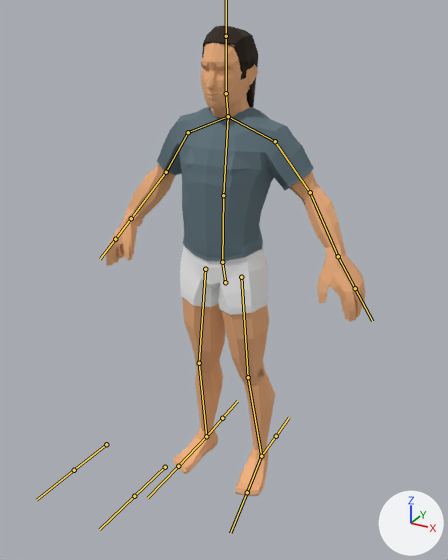
The FBX model Assets/Rigs/HumanRig.fbx as it was, and as the next commit left it.
Before and after are seen from a 50 mm lens placed at (1.15, -2.1, 2.03), pointed at (0.09, -0.18, 1.07). Lighting does not change. The marker at lower right points along +X, +Y and +Z. The bones that bend it are drawn over the model as lines.

In view in the first picture: 'FemBase', 'FemHair1', 'FemHair2', 'FemTShirt', 'MascBase', 'MascHair1', 'MascHair2', 'MascHair3', 'MascTShirt'.
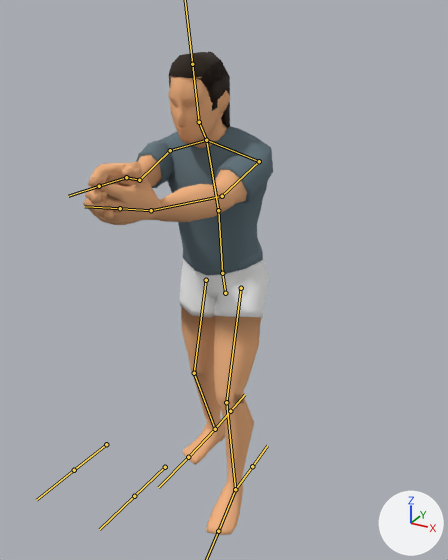
The newer file adds an action. The first version stands in its rest pose; the second is drawn at frame 1 of the action 'Rig|SideArmAim'.

Pixel boxes [x1, y1, x2, y2] of what changed, in the pictures (448 x 560 px):
'MascBase', posed: before [106, 43, 365, 496]; after [83, 75, 254, 535]
'FemBase', posed (29% narrower): before [113, 43, 351, 435]; after [101, 77, 270, 467]
'MascTShirt', posed (13% narrower): before [157, 107, 314, 261]; after [136, 124, 273, 275]
'MascHair1', posed (9% wider): before [202, 26, 258, 89]; after [169, 52, 230, 114]
'FemTShirt', posed: before [179, 110, 266, 257]; after [173, 128, 263, 268]
'MascHair2', posed (11% wider, 7% shorter): before [202, 36, 257, 107]; after [169, 62, 230, 128]
'FemHair2', posed: before [204, 31, 258, 71]; after [171, 52, 230, 97]
'FemHair1', posed: before [203, 43, 258, 72]; after [170, 76, 230, 102]
'MascHair3', posed (6% wider): before [208, 42, 223, 44]; after [173, 76, 189, 78]
bone 'Root', root to tip: before (225, 282) to (222, 262); after (225, 293) to (222, 273)
bone 'Spine1', root to tip: before (222, 262) to (223, 195); after (222, 273) to (218, 210)
bone 'Spine2', root to tip: before (223, 195) to (228, 116); after (218, 210) to (206, 140)
bone 'Head', root to tip: before (226, 93) to (226, 36); after (199, 122) to (192, 64)
bone 'UpperArm.L', root to tip: before (275, 141) to (310, 192); after (259, 161) to (222, 196)
bone 'LowerArm.L', root to tip: before (310, 192) to (338, 256); after (222, 196) to (151, 210)
bone 'Hand.L', root to tip: before (338, 256) to (355, 288); after (151, 210) to (120, 208)
bone 'UpperArm.R', root to tip: before (188, 132) to (166, 172); after (170, 150) to (139, 180)
bone 'LowerArm.R', root to tip: before (166, 172) to (131, 218); after (139, 180) to (126, 177)
bone 'Hand.R', root to tip: before (131, 218) to (115, 239); after (126, 177) to (99, 186)
bone 'UpperLeg.L', root to tip: before (241, 277) to (248, 377); after (241, 288) to (226, 402)
bone 'LowerLeg.L', root to tip: before (248, 377) to (261, 456); after (226, 402) to (235, 489)
bone 'Foot.L', root to tip: before (261, 456) to (247, 492); after (235, 489) to (218, 531)
bone 'UpperLeg.R', root to tip: before (205, 269) to (199, 363); after (206, 280) to (194, 373)
bone 'LowerLeg.R', root to tip: before (199, 363) to (206, 436); after (194, 373) to (215, 429)
bone 'Foot.R', root to tip: before (206, 436) to (178, 466); after (215, 429) to (188, 457)

Diff of the bpy script that builds the scene:
```diff
--- a/Assets/Rigs/HumanRig.fbx.py
+++ b/Assets/Rigs/HumanRig.fbx.py
@@ bone_root @@
 bone_root = bpy.data.objects['Rig'].pose.bones['Root']
-bone_root.location = (0.0, 0.0, 0.0)
+bone_root.location = (0.0, -0.047, 0.013)
@@ bone_spine1 @@
 bone_spine1 = bpy.data.objects['Rig'].pose.bones['Spine1']  # child of 'Root'
-bone_spine1.rotation_quaternion = (1.0, 0.0, 0.0, 0.0)  # degrees (0, 0, 0)
+bone_spine1.rotation_quaternion = (0.997, 0.073, 0.0, 0.0)  # degrees (8, 0, 0)
@@ bone_spine2 @@
 bone_spine2 = bpy.data.objects['Rig'].pose.bones['Spine2']  # child of 'Spine1'
-bone_spine2.rotation_quaternion = (1.0, 0.0, 0.0, 0.0)  # degrees (0, 0, 0)
+bone_spine2.rotation_quaternion = (0.991, 0.132, 0.0, 0.0)  # degrees (15, 0, 0)
@@ bone_head @@
 bone_head = bpy.data.objects['Rig'].pose.bones['Head']  # child of 'Neck'
-bone_head.rotation_quaternion = (1.0, 0.0, 0.0, 0.0)  # degrees (0, 0, 0)
+bone_head.rotation_quaternion = (0.994, -0.113, 0.0, 0.0)  # degrees (-13, 0, 0)
@@ bone_upperarm_l @@
 bone_upperarm_l = bpy.data.objects['Rig'].pose.bones['UpperArm.L']  # child of 'Shoulder.L'
-bone_upperarm_l.rotation_quaternion = (1.0, 0.0, 0.0, 0.0)  # degrees (0, 0, 0)
+bone_upperarm_l.rotation_quaternion = (0.602, 0.794, -0.02, -0.088)  # degrees (105, 7, -8)
@@ bone_lowerarm_l @@
 bone_lowerarm_l = bpy.data.objects['Rig'].pose.bones['LowerArm.L']  # child of 'UpperArm.L'
-bone_lowerarm_l.rotation_quaternion = (1.0, 0.0, 0.0, 0.0)  # degrees (0, 0, 0)
+bone_lowerarm_l.rotation_quaternion = (0.974, 0.039, 0.205, -0.087)  # degrees (3, 24, -10)
@@ bone_hand_l @@
 bone_hand_l = bpy.data.objects['Rig'].pose.bones['Hand.L']  # child of 'LowerArm.L'
-bone_hand_l.rotation_quaternion = (1.0, 0.0, 0.0, 0.0)  # degrees (0, 0, 0)
+bone_hand_l.rotation_quaternion = (0.663, 0.175, -0.719, 0.112)  # degrees (-37, -97, 60)
@@ bone_upperarm_r @@
 bone_upperarm_r = bpy.data.objects['Rig'].pose.bones['UpperArm.R']  # child of 'Shoulder.R'
-bone_upperarm_r.rotation_quaternion = (1.0, 0.0, 0.0, 0.0)  # degrees (0, 0, 0)
+bone_upperarm_r.rotation_quaternion = (0.575, 0.775, 0.172, 0.199)  # degrees (105, -6, 30)
@@ bone_lowerarm_r @@
 bone_lowerarm_r = bpy.data.objects['Rig'].pose.bones['LowerArm.R']  # child of 'UpperArm.R'
-bone_lowerarm_r.rotation_quaternion = (1.0, 0.0, 0.0, 0.0)  # degrees (0, 0, 0)
+bone_lowerarm_r.rotation_quaternion = (0.978, 0.098, 0.042, 0.176)  # degrees (12, 3, 21)
@@ bone_hand_r @@
 bone_hand_r = bpy.data.objects['Rig'].pose.bones['Hand.R']  # child of 'LowerArm.R'
-bone_hand_r.rotation_quaternion = (1.0, 0.0, 0.0, 0.0)  # degrees (0, 0, 0)
+bone_hand_r.rotation_quaternion = (0.974, -0.082, 0.015, -0.211)  # degrees (-10, 0, -24)
@@ bone_upperleg_l @@
 bone_upperleg_l = bpy.data.objects['Rig'].pose.bones['UpperLeg.L']  # child of 'Root'
-bone_upperleg_l.rotation_quaternion = (1.0, 0.0, 0.0, 0.0)  # degrees (0, 0, 0)
+bone_upperleg_l.rotation_quaternion = (0.968, 0.249, -0.015, 0.019)  # degrees (29, -2, 2)
@@ bone_lowerleg_l @@
 bone_lowerleg_l = bpy.data.objects['Rig'].pose.bones['LowerLeg.L']  # child of 'UpperLeg.L'
-bone_lowerleg_l.rotation_quaternion = (1.0, 0.0, 0.0, 0.0)  # degrees (0, 0, 0)
+bone_lowerleg_l.rotation_quaternion = (0.977, -0.212, 0.0, -0.031)  # degrees (-24, -1, -3)
@@ bone_foot_l @@
 bone_foot_l = bpy.data.objects['Rig'].pose.bones['Foot.L']  # child of 'LowerLeg.L'
-bone_foot_l.rotation_quaternion = (1.0, 0.0, 0.0, 0.0)  # degrees (0, 0, 0)
+bone_foot_l.rotation_quaternion = (0.999, -0.032, 0.021, -0.02)  # degrees (-4, 2, -2)
@@ bone_upperleg_r @@
 bone_upperleg_r = bpy.data.objects['Rig'].pose.bones['UpperLeg.R']  # child of 'Root'
-bone_upperleg_r.rotation_quaternion = (1.0, 0.0, 0.0, 0.0)  # degrees (0, 0, 0)
+bone_upperleg_r.rotation_quaternion = (1.0, 0.023, 0.007, -0.014)  # degrees (3, 1, -2)
@@ bone_lowerleg_r @@
 bone_lowerleg_r = bpy.data.objects['Rig'].pose.bones['LowerLeg.R']  # child of 'UpperLeg.R'
-bone_lowerleg_r.rotation_quaternion = (1.0, 0.0, 0.0, 0.0)  # degrees (0, 0, 0)
+bone_lowerleg_r.rotation_quaternion = (0.99, -0.139, 0.0, 0.02)  # degrees (-16, 0, 2)
@@ bone_foot_r @@
 bone_foot_r = bpy.data.objects['Rig'].pose.bones['Foot.R']  # child of 'LowerLeg.R'
-bone_foot_r.rotation_quaternion = (1.0, 0.0, 0.0, 0.0)  # degrees (0, 0, 0)
+bone_foot_r.rotation_quaternion = (0.993, 0.111, 0.006, -0.033)  # degrees (13, 1, -4)
```
